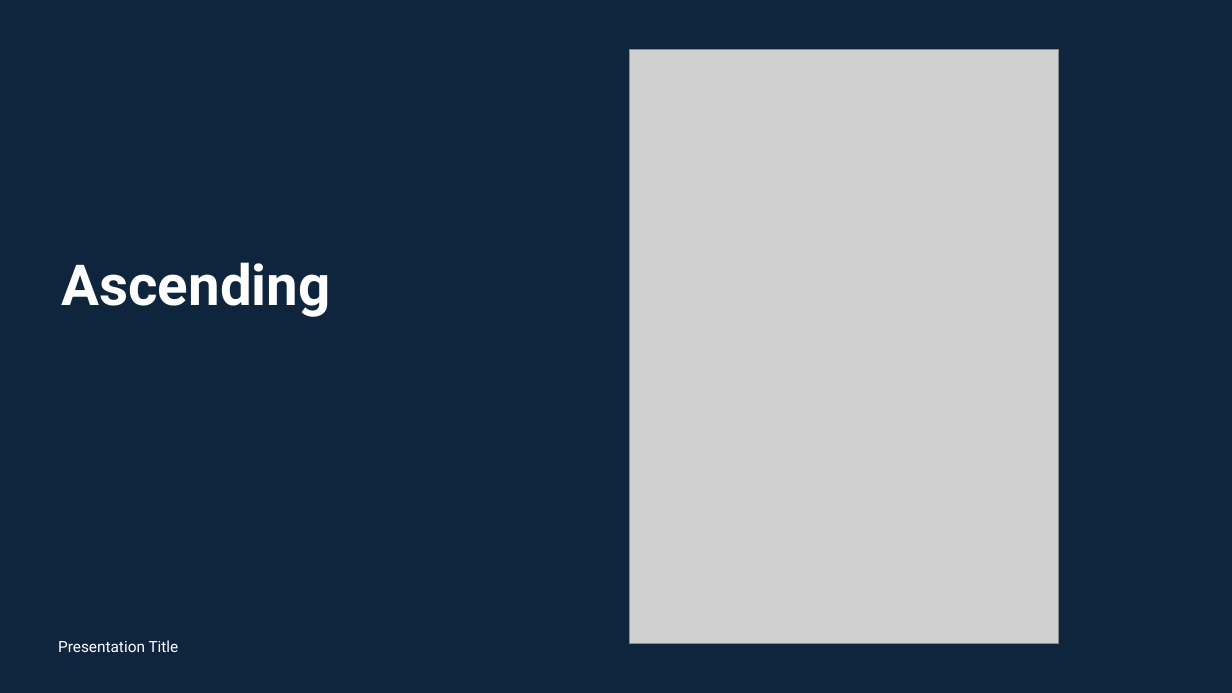
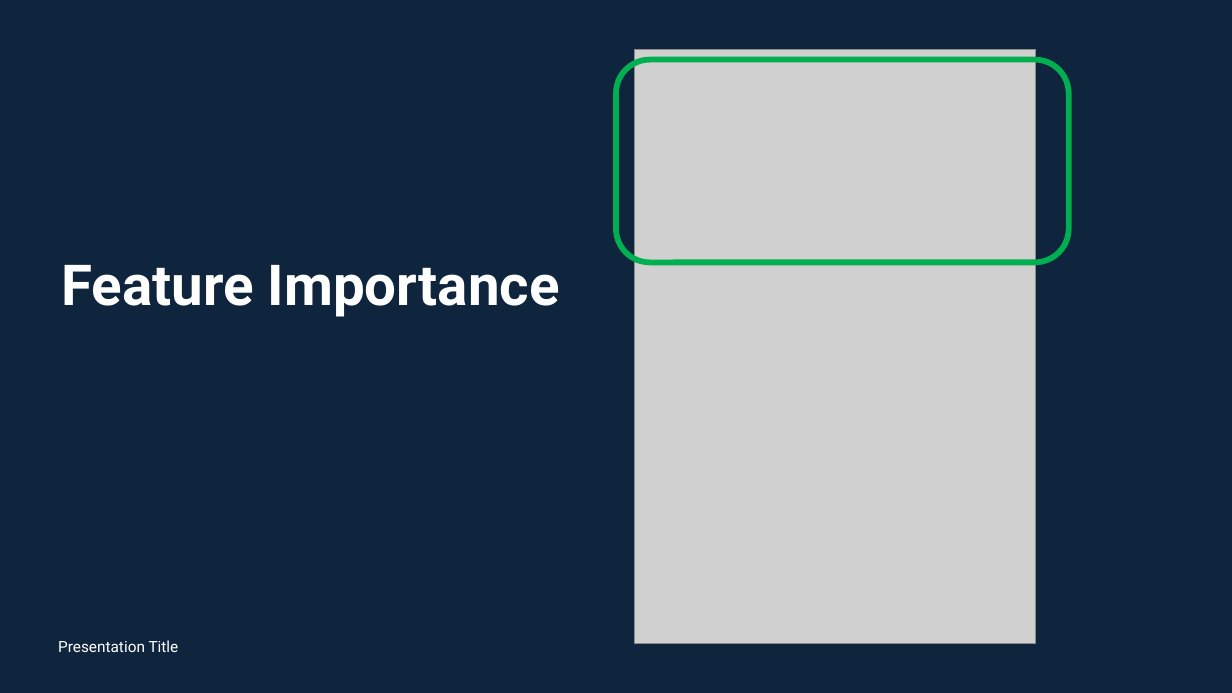
Before and after one commit to MaricrisResma/Detect-Credit-Card-Fraud-DT-RandomForest, a slide deck: slide 7 of DOC/Results_Final.pptx (slide 4 before the commit). Drawn at 1232x693 pixels with LibreOffice and Linux fonts; fonts in the diff are those of the drawing; grey boxes stand for pictures. Boxes give left, top, right and bottom in pixels: in the first picture for what was removed or moved away, otherwise in the second. Text is boxed around its words. In the diff, an @@ line names an element or a change of style, - is before the commit and + after.

```diff
--- a/DOC/Results_Final.pptx
+++ b/DOC/Results_Final.pptx
@@ picture: place and size @@
-picture at <box>629,49,1058,643</box>
+picture at <box>635,49,1036,643</box>
@@ rounded rectangle added at <box>616,60,1069,263</box>, outline #00B050 4.5 pt @@
@@ title at <box>62,265,560,317</box>: text changed @@
-Ascending
+Feature Importance
```
Also in this commit, not shown: 4 other slides changed, 15 slides added, 1 other file.
